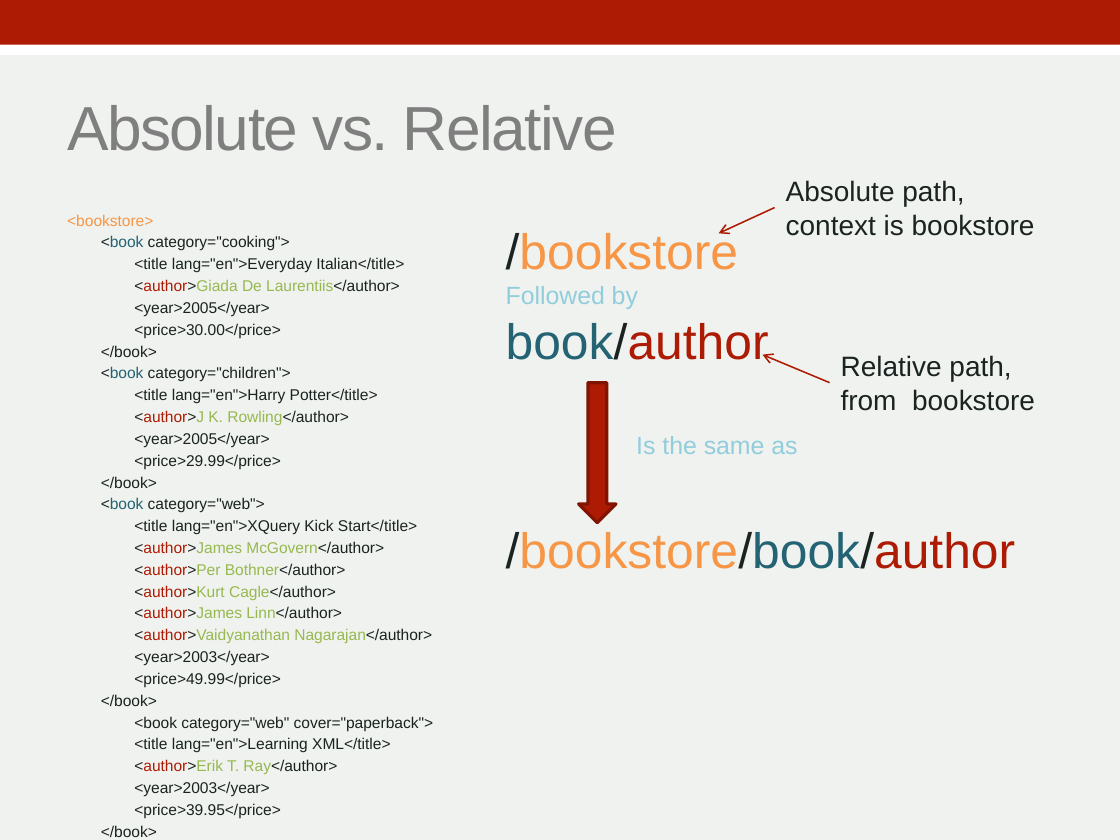
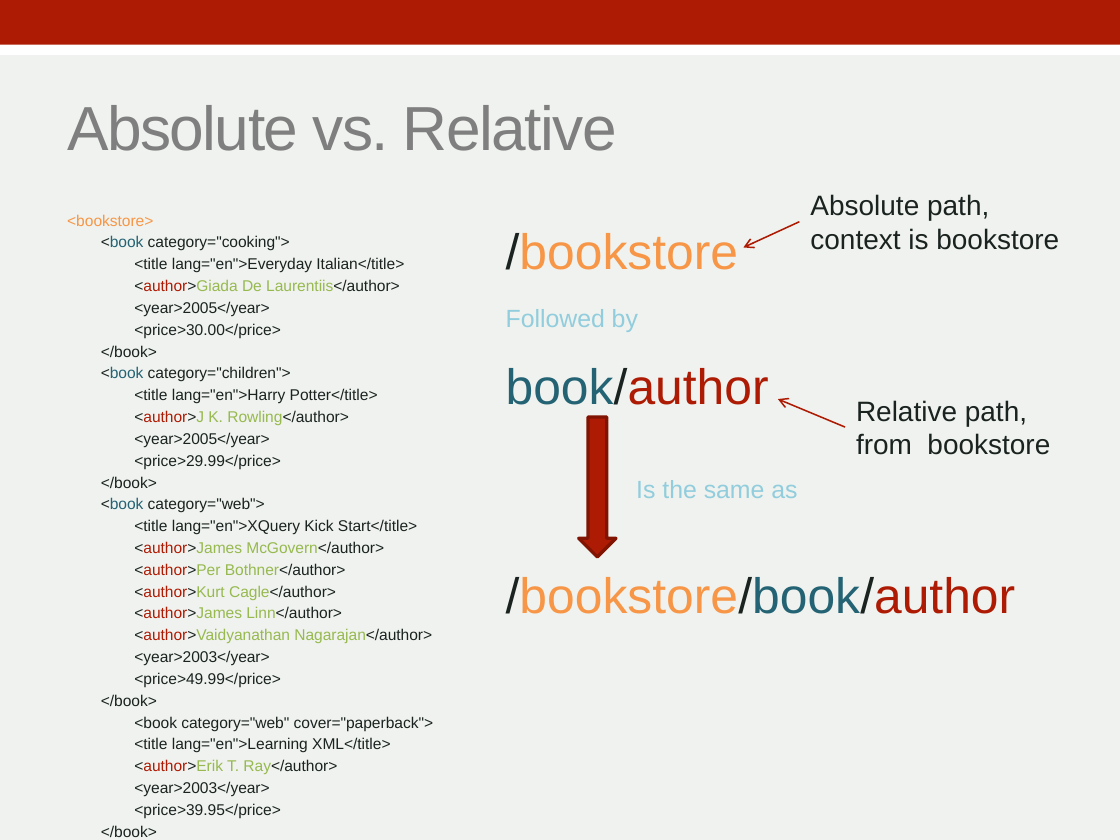
Before and after one commit to zoechao/teaching, a slide deck: slide 13 of xslt/eXtensible.pptx (slide 14 before the commit). Drawn at 1120x840 pixels with LibreOffice and Linux fonts; fonts in the diff are those of the drawing. Boxes give left, top, right and bottom in pixels: in the first picture for what was removed or moved away, otherwise in the second. Text is boxed around its words. In the diff, an @@ line names an element or a change of style, - is before the commit and + after.

```diff
--- a/xslt/eXtensible.pptx
+++ b/xslt/eXtensible.pptx
@@ text "Absolute path,": place and size @@
-text "Absolute path," at bbox=[786, 180, 1035, 236]
+text "Absolute path," at bbox=[810, 194, 1059, 250]
@@ text "/bookstore" rewrapped from bbox=[506, 230, 1016, 569] to bbox=[506, 233, 1016, 614] @@
@@ arrow moved from (775, 207) - (719, 233) to (800, 222) - (744, 248) @@
@@ text "Relative path,": place and size @@
-text "Relative path," at bbox=[841, 355, 1035, 411]
+text "Relative path," at bbox=[856, 400, 1050, 455]
@@ down arrow: place and size @@
-down arrow at bbox=[579, 383, 616, 523]
+down arrow at bbox=[579, 417, 616, 557]
@@ arrow moved from (830, 383) - (763, 355) to (844, 427) - (778, 399) @@
```
Also in this commit, not shown: 2 other slides changed, 6 slides added, 3 slides removed, 4 other files.
